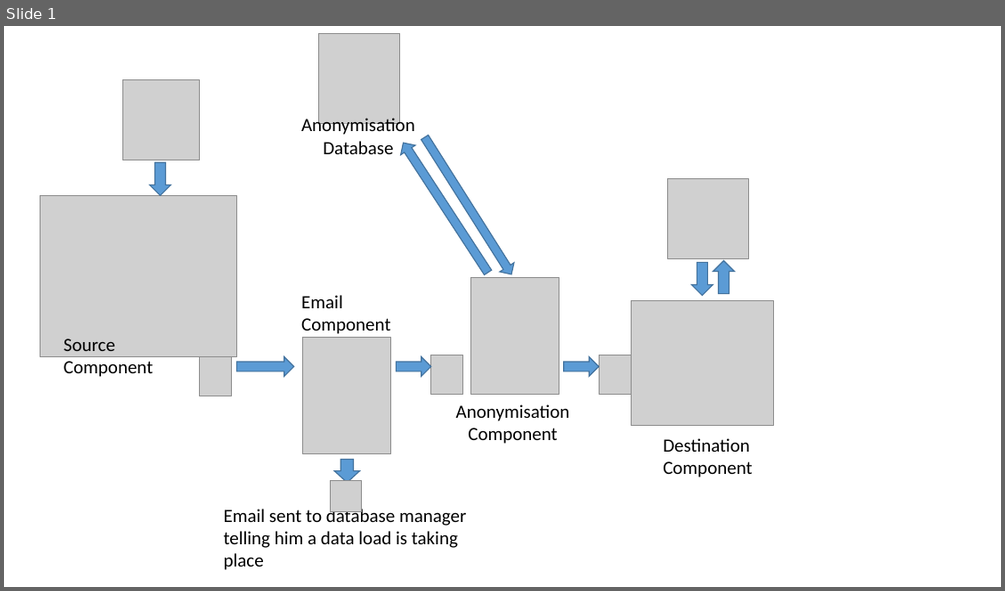
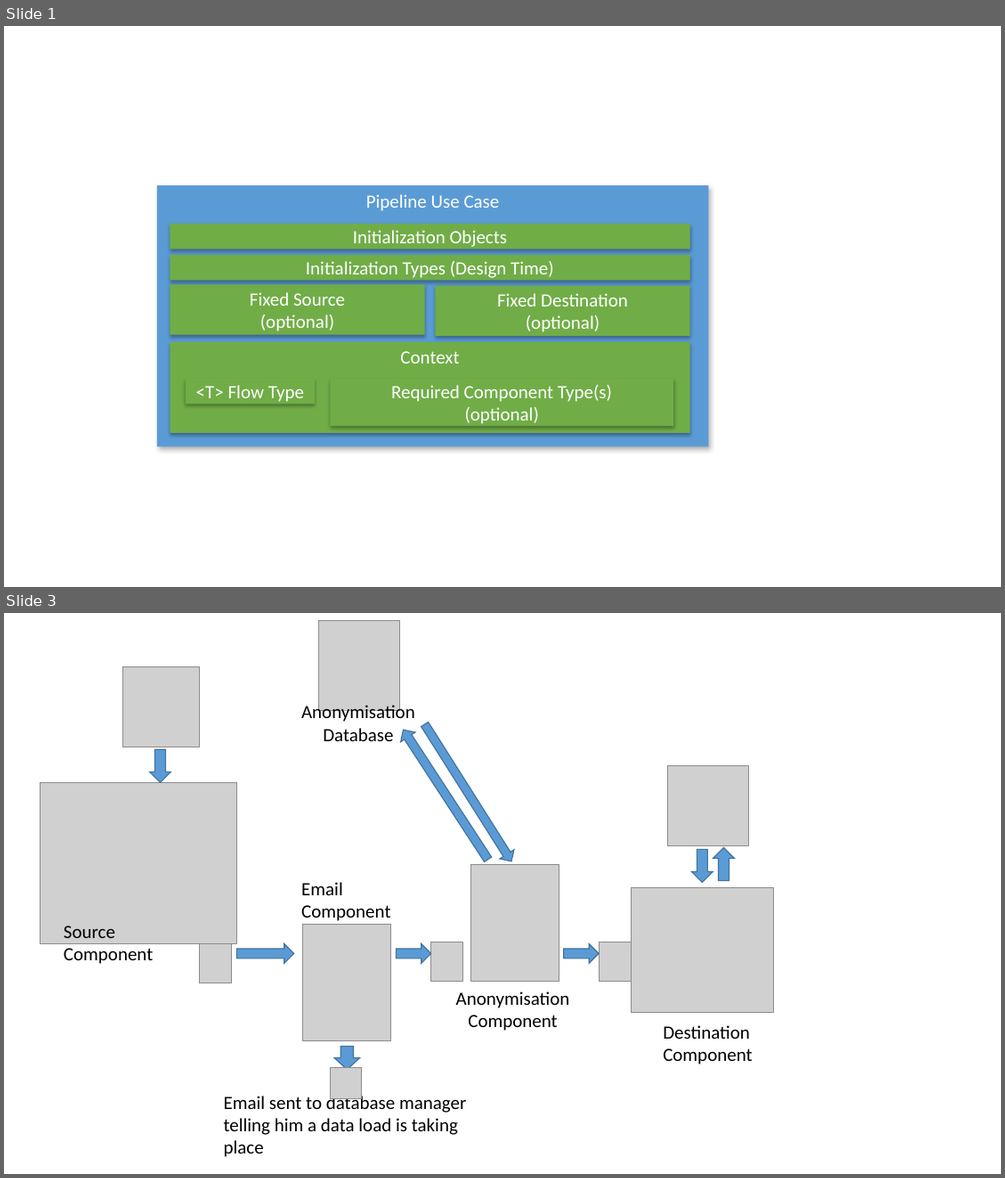
Before and after one commit to HicServices/RDMP, a slide deck: Documentation/PipelineExample.pptx. Shown one above the other, each under a label of ours: slide 1 before the commit, slides 1 and 3 after it; the slides between them are not shown. The pictures are 1005x591 and 1005x1178 pixels, drawn with LibreOffice and Linux fonts; fonts in the diff are those of the drawing; grey boxes stand for pictures. Boxes give left, top, right and bottom in pixels: in the first picture for what was removed or moved away, otherwise in the second. Text is boxed around its words. In the diff, an @@ line names an element or a change of style, - is before the commit and + after.

Commit message:
Updated documentation to remove ancient stuff and update the Automation / Pipeline sections

```diff
--- a/Documentation/PipelineExample.pptx
+++ b/Documentation/PipelineExample.pptx
@@ slide 1 added at (4,26,1001,587), background #FFFFFF @@
@@ rectangle added at (157,185,709,446), fill #5B9BD5, 18 pt, text #FFFFFF @@
+Pipeline Use Case
@@ rectangle added at (170,224,689,248), fill #70AD47, 18 pt, text #FFFFFF @@
+Initialization Objects
@@ rectangle added at (170,255,689,281), fill #70AD47, 18 pt, text #FFFFFF @@
+Initialization Types (Design Time)
@@ rectangle added at (170,285,425,335), fill #70AD47, 18 pt, text #FFFFFF @@
+Fixed Source
+(optional)
@@ rectangle added at (436,286,690,336), fill #70AD47, 18 pt, text #FFFFFF @@
+Fixed Destination
+(optional)
@@ rectangle added at (170,342,689,433), fill #70AD47, 18 pt, text #FFFFFF @@
+Context
@@ rectangle added at (186,378,315,403), fill #70AD47, 18 pt, text #FFFFFF @@
+<T> Flow Type
@@ rectangle added at (330,378,673,426), fill #70AD47, 18 pt, text #FFFFFF @@
+Required Component Type(s)
+(optional)
@@ what was slide 1 is now slide 3 @@
```
Also in this commit, not shown: 1 other slide added, 1 other file.
